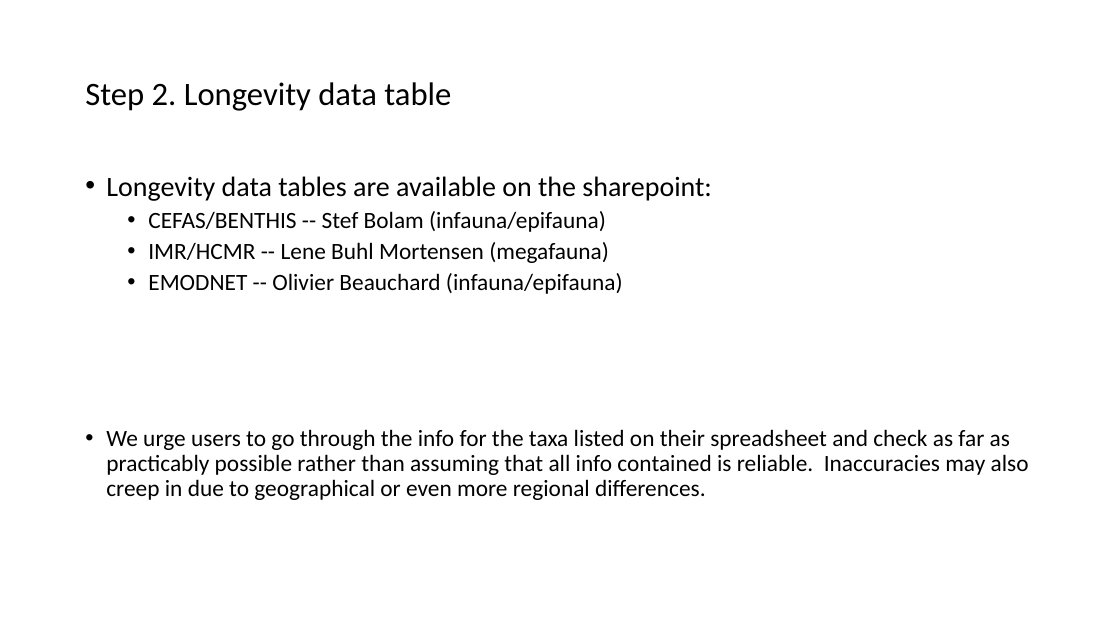
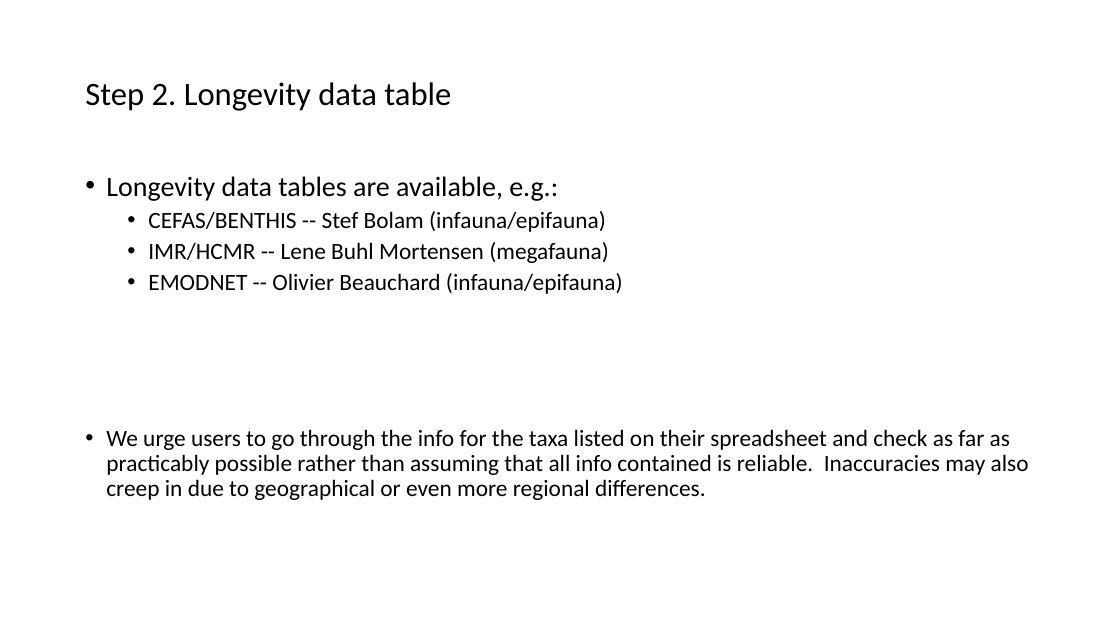
Before and after one commit to ices-eg/FBIT, a slide deck: slide 7 of TAF - ICES tutorial/Introduction to scripts and tutorial on running FBIT.pptx. Drawn at 1120x630 pixels with LibreOffice and Linux fonts; fonts in the diff are those of the drawing. Boxes give left, top, right and bottom in pixels: in the first picture for what was removed or moved away, otherwise in the second. Text is boxed around its words. In the diff, an @@ line names an element or a change of style, - is before the commit and + after.

```diff
--- a/TAF - ICES tutorial/Introduction to scripts and tutorial on running FBIT.pptx
+++ b/TAF - ICES tutorial/Introduction to scripts and tutorial on running FBIT.pptx
@@ text at <box>106,176,558,201</box>: text changed @@
-• Longevity data tables are available on the sharepoint:
+• Longevity data tables are available, e.g.:
```
Also in this commit, not shown: 3 other slides changed, 2 slides added, 1 slide removed.
